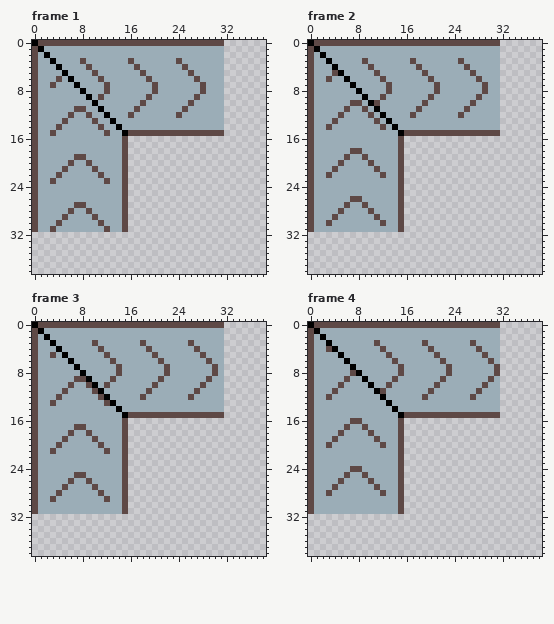
Two states of a pixel-art file, Conveyor.aseprite. The picture above was drawn from the file before the commit.
1024x1024 pixels, 8 frames. Shown: frame 1: x 0..38, y 0..38; frame 2: x 0..38, y 0..38; frame 3: x 0..38, y 0..38; frame 4: x 0..38, y 0..38. The commit also changed other frames, which this record leaves out.
Once edited:
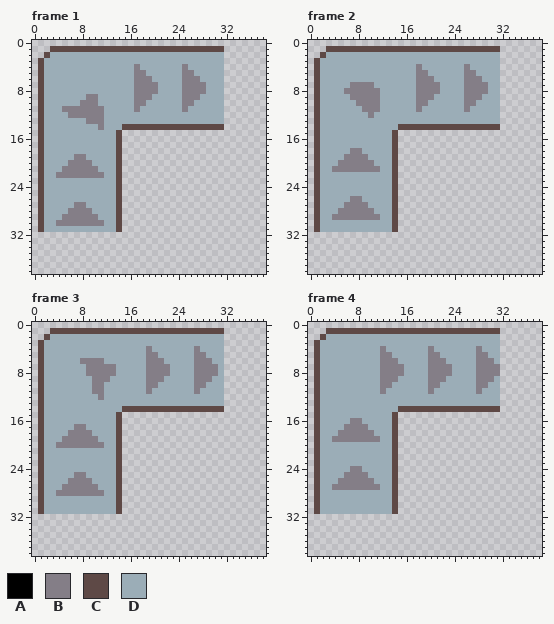
Palette (. is transparent): A #000000  B #847e87  C #5e4946  D #9badb7
Change:
Changed rows in their new state; - is an unchanged pixel.
Frame 1:
first column x 0:
 0 ................................
 1 ...CCCCCCCCCCCCCCCCCCCCCCCCCCCCC
 2 ..C-----------------------------
 3 .C-D----D-------D-------D-------
 4 .C--D----D-------B-------B------
 5 .C---D----D------BB------BB-----
 6 .C--D-D----D-----BBB-----BBB----
 7 .C-D---D----D----BBBB----BBBB---
 8 .C------D---D----BBBB----BBBB---
 9 .C-------BBD-----BBB-----BBB----
10 .C------BBB------BB------BB-----
11 .C---BBBBBBB-----B-------B------
12 .C----BBBBBBD---D-------D-------
13 .C---D---BBB-D------------------
14 .C--D------B--DCCCCCCCCCCCCCCCCC
15 .C-D--------D-C.................
16 .C------------C.----------------
17 .C------------C.----------------
18 .C------------C.----------------
19 .C-----BB-----C.----------------
20 .C----BBBB----C.----------------
21 .C---BBBBBB---C.----------------
22 .C--BBBBBBBB--C.----------------
23 .C-D--------D-C.----------------
24 .C------------C.----------------
25 .C------------C.----------------
26 .C------------C.----------------
27 .C-----BB-----C.----------------
28 .C----BBBB----C.----------------
29 .C---BBBBBB---C.----------------
30 .C--BBBBBBBB--C.----------------
31 .C-D--------D-C.----------------
Frame 2:
first column x 0:
 0 ................................
 1 ...CCCCCCCCCCCCCCCCCCCCCCCCCCCCC
 2 ..C-----------------------------
 3 .C-D-----D-------D-------D------
 4 .C--D-----D-------B-------B-----
 5 .C--DD-----D------BB------BB----
 6 .C-D--D-----D-----BBB-----BBB---
 7 .C-----BBBB--D----BBBB----BBBB--
 8 .C----BBBBBB-D----BBBB----BBBB--
 9 .C-----BBBBBD-----BBB-----BBB---
10 .C-----DBBBB------BB------BB----
11 .C----D--BBB------B-------B-----
12 .C---D----B-D----D-------D------
13 .C--D------D-D------------------
14 .C-D--------D-DCCCCCCCCCCCCCCCCC
15 .C------------C.................
16 .C------------C.----------------
17 .C------------C.----------------
18 .C-----BB-----C.----------------
19 .C----BBBB----C.----------------
20 .C---BBBBBB---C.----------------
21 .C--BBBBBBBB--C.----------------
22 .C-D--------D-C.----------------
23 .C------------C.----------------
24 .C------------C.----------------
25 .C------------C.----------------
26 .C-----BB-----C.----------------
27 .C----BBBB----C.----------------
28 .C---BBBBBB---C.----------------
29 .C--BBBBBBBB--C.----------------
30 .C-D--------D-C.----------------
31 .C------------C.----------------
Frame 3:
first column x 0:
 0 ................................
 1 ...CCCCCCCCCCCCCCCCCCCCCCCCCCCCC
 2 ..C-----------------------------
 3 .C-D------D-------D-------D-----
 4 .C--D------D-------B-------B----
 5 .C-D-D------D------BB------BB---
 6 .C----D-BBBB-D-----BBB-----BBB--
 7 .C-----D-BBBBBD----BBBB----BBBB-
 8 .C------DBBBBBD----BBBB----BBBB-
 9 .C-----DDDBBBD-----BBB-----BBB--
10 .C----D--DBBD------BB------BB---
11 .C---D----BB-------B-------B----
12 .C--D------BD-----D-------D-----
13 .C-D--------DD------------------
14 .C------------DCCCCCCCCCCCCCCCCC
15 .C------------C.................
16 .C------------C.----------------
17 .C-----BB-----C.----------------
18 .C----BBBB----C.----------------
19 .C---BBBBBB---C.----------------
20 .C--BBBBBBBB--C.----------------
21 .C-D--------D-C.----------------
22 .C------------C.----------------
23 .C------------C.----------------
24 .C------------C.----------------
25 .C-----BB-----C.----------------
26 .C----BBBB----C.----------------
27 .C---BBBBBB---C.----------------
28 .C--BBBBBBBB--C.----------------
29 .C-D--------D-C.----------------
30 .C------------C.----------------
31 .C------------C.----------------
Frame 4:
first column x 0:
 0 ................................
 1 ...CCCCCCCCCCCCCCCCCCCCCCCCCCCCC
 2 ..C-----------------------------
 3 .C-D-------D-------D-------D----
 4 .C-DD-------B-------B-------B---
 5 .C---D------BB------BB------BB--
 6 .C----D-----BBB-----BBB-----BBB-
 7 .C-----D----BBBB----BBBB----BBBB
 8 .C-----DD---BBBB----BBBB----BBBB
 9 .C----D--D--BBB-----BBB-----BBB-
10 .C---D----D-BB------BB------BB--
11 .C--D------DB-------B-------B---
12 .C-D--------D------D-------D----
13 .C-----------D------------------
14 .C------------DCCCCCCCCCCCCCCCCC
15 .C------------C.................
16 .C-----BB-----C.----------------
17 .C----BBBB----C.----------------
18 .C---BBBBBB---C.----------------
19 .C--BBBBBBBB--C.----------------
20 .C-D--------D-C.----------------
21 .C------------C.----------------
22 .C------------C.----------------
23 .C------------C.----------------
24 .C-----BB-----C.----------------
25 .C----BBBB----C.----------------
26 .C---BBBBBB---C.----------------
27 .C--BBBBBBBB--C.----------------
28 .C-D--------D-C.----------------
29 .C------------C.----------------
30 .C------------C.----------------
31 .C------------C.----------------
Where, in picture pixels (left, top, right, bottom), the same in both pictures:
changed: (32, 40, 224, 232)
changed: (308, 40, 500, 232)
changed: (32, 322, 224, 514)
changed: (308, 322, 500, 514)
